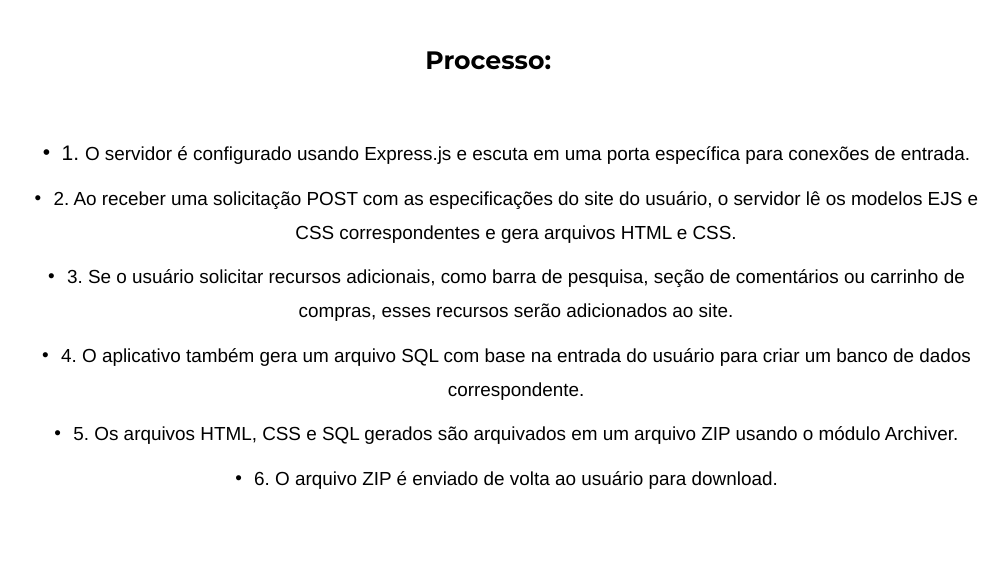
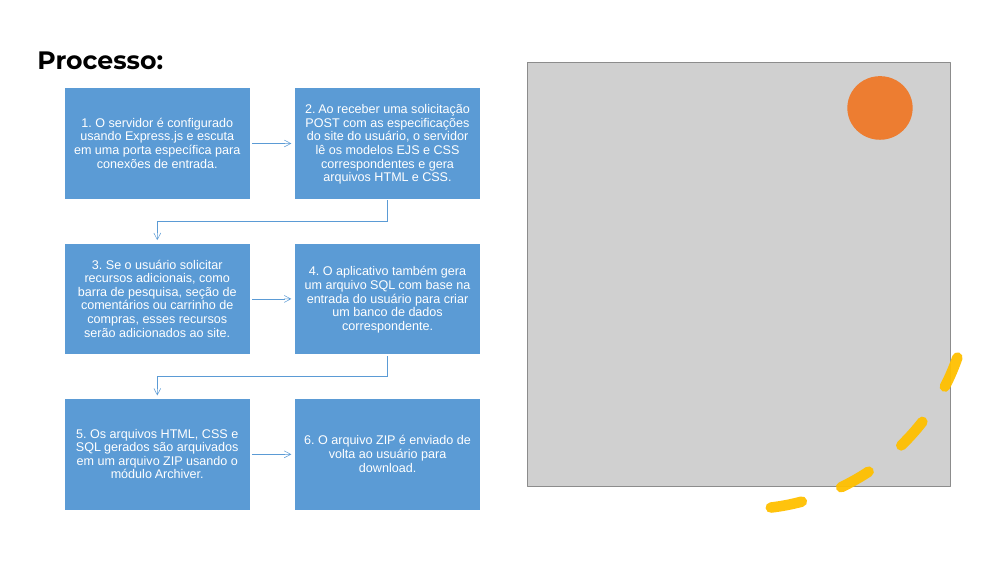
Before and after one commit to offmtm/low-code, a slide deck: slide 5 of Low Code Project.pptx. Drawn at 1008x567 pixels with LibreOffice and Linux fonts; fonts in the diff are those of the drawing; grey boxes stand for pictures. Boxes give left, top, right and bottom in pixels: in the first picture for what was removed or moved away, otherwise in the second. Text is boxed around its words. In the diff, an @@ line names an element or a change of style, - is before the commit and + after.

```diff
--- a/Low Code Project.pptx
+++ b/Low Code Project.pptx
@@ title "Processo:" moved from (x1=425, y1=51, x2=551, y2=70) to (x1=37, y1=51, x2=163, y2=70) @@
@@ title "Processo:" at (x1=37, y1=51, x2=163, y2=70): alignment centre to left @@
@@ arc (boxed as its full ellipse) added at (x1=493, y1=32, x2=995, y2=534), outline #FFC000 10 pt dashed @@
@@ picture added at (x1=527, y1=63, x2=951, y2=486) @@
@@ ellipse added at (x1=848, y1=76, x2=913, y2=140), fill #ED7D31 @@
@@ text removed at (x1=54, y1=145, x2=979, y2=489) @@
-• 1. O servidor é configurado usando Express.js e escuta em uma porta específica para conexões de entrada.
-• 2. Ao receber uma solicitação POST com as especificações do site do usuário, o servidor lê os modelos EJS e CSS correspondentes e gera arquivos HTML e CSS.
-• 3. Se o usuário solicitar recursos adicionais, como barra de pesquisa, seção de comentários ou carrinho de compras, esses recursos serão adicionados ao site.
-• 4. O aplicativo também gera um arquivo SQL com base na entrada do usuário para criar um banco de dados correspondente.
-• 5. Os arquivos HTML, CSS e SQL gerados são arquivados em um arquivo ZIP usando o módulo Archiver.
-• 6. O arquivo ZIP é enviado de volta ao usuário para download.
@@ group added at (x1=64, y1=88, x2=482, y2=511): 6 rectangles, 6 texts, 5 freeform shapes @@
+1. O servidor é configurado usando Express.js e escuta em uma porta específica para conexões de entrada.
+2. Ao receber uma solicitação POST com as especificações do site do usuário, o servidor lê os modelos EJS e CSS correspondentes e gera arquivos HTML e CSS.
+3. Se o usuário solicitar recursos adicionais, como barra de pesquisa, seção de comentários ou carrinho de compras, esses recursos serão adicionados ao site.
+4. O aplicativo também gera um arquivo SQL com base na entrada do usuário para criar um banco de dados correspondente.
+5. Os arquivos HTML, CSS e SQL gerados são arquivados em um arquivo ZIP usando o módulo Archiver.
+6. O arquivo ZIP é enviado de volta ao usuário para download.
```
Also in this commit, not shown: 14 other slides changed, 2 slides added, 1 slide removed.
